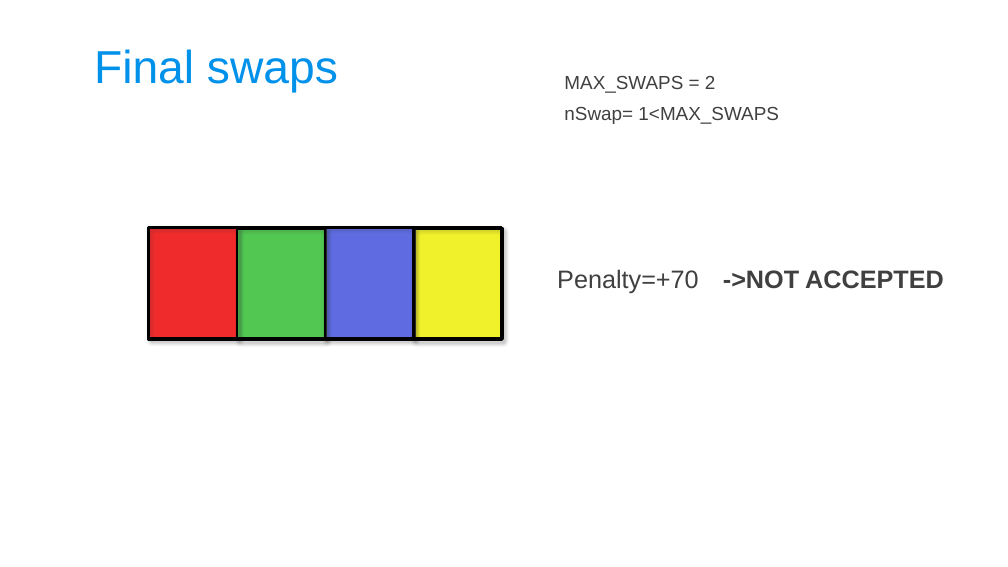
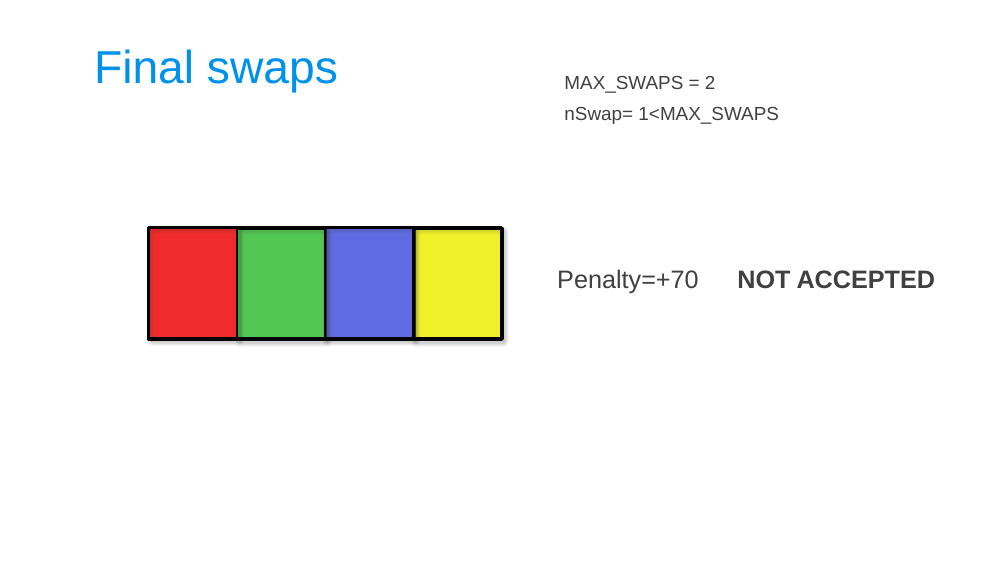
Before and after one commit to CarolinaBianchi/ETPsolver, a slide deck: slide 30 of Optimization/doc/ETPslides_OMAAL_group11.pptx (slide 24 before the commit). Drawn at 1008x567 pixels with LibreOffice and Linux fonts; fonts in the diff are those of the drawing; background and template pictures are left out. Boxes give left, top, right and bottom in pixels: in the first picture for what was removed or moved away, otherwise in the second. Text is boxed around its words. In the diff, an @@ line names an element or a change of style, - is before the commit and + after.

```diff
--- a/Optimization/doc/ETPslides_OMAAL_group11.pptx
+++ b/Optimization/doc/ETPslides_OMAAL_group11.pptx
@@ text at [737,270,936,289]: text changed @@
-->NOT ACCEPTED
+NOT ACCEPTED
```
Also in this commit, not shown: 15 other slides changed, 12 slides added, 4 slides removed.
